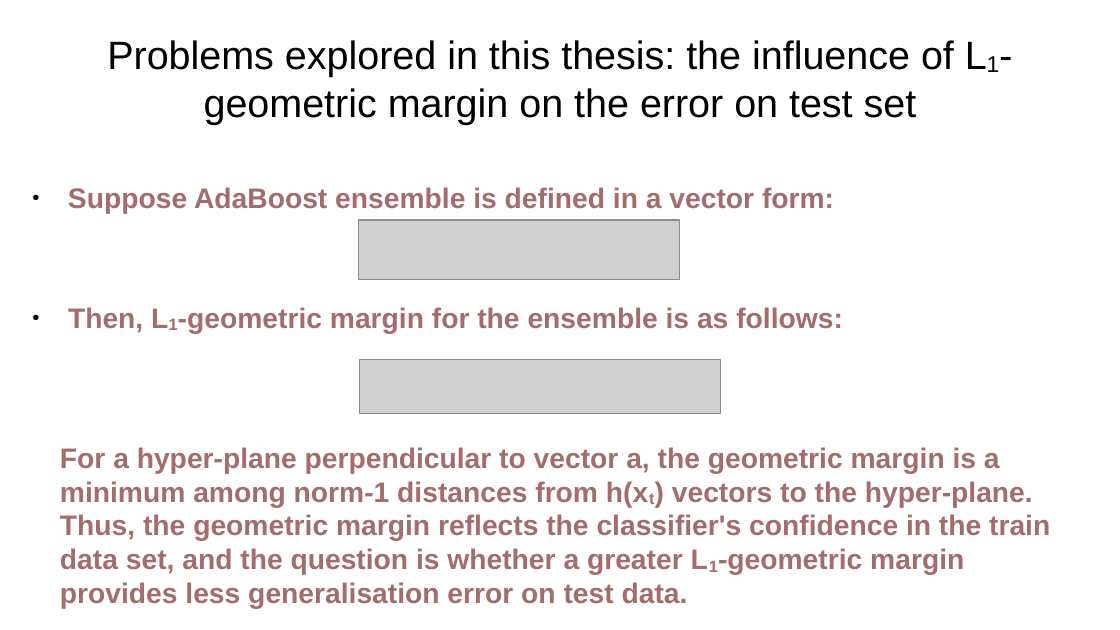
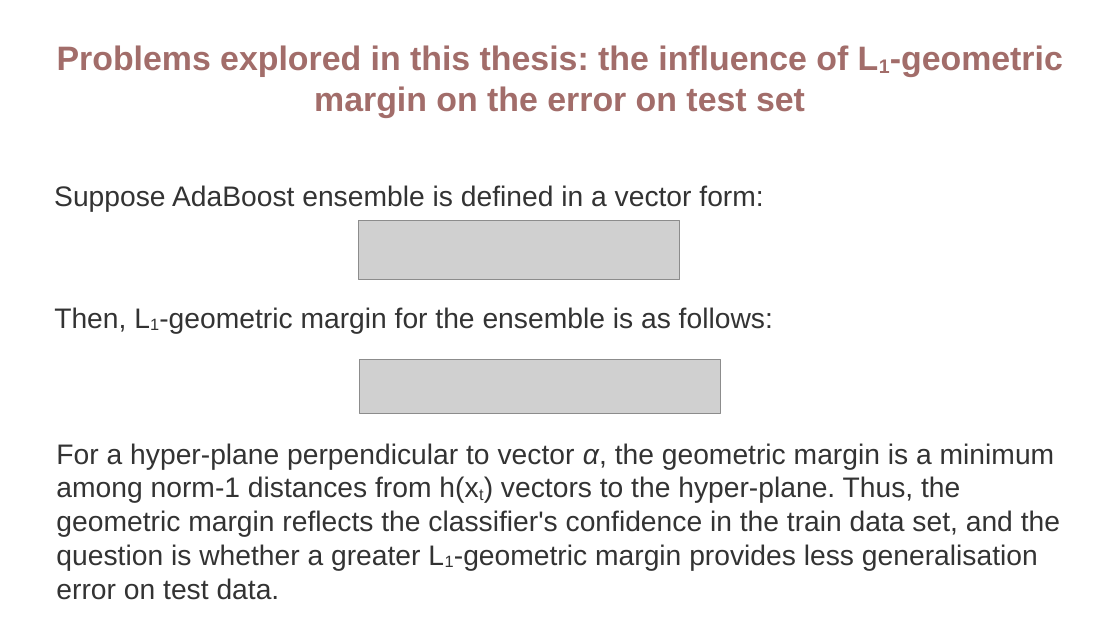
Before and after one commit to vkmbox/Ml-hse-final, a slide deck: slide 2 of output/presentation.pptx. Drawn at 1120x630 pixels with LibreOffice and Linux fonts; fonts in the diff are those of the drawing; grey boxes stand for pictures. Boxes give left, top, right and bottom in pixels: in the first picture for what was removed or moved away, otherwise in the second. Text is boxed around its words. In the diff, an @@ line names an element or a change of style, - is before the commit and + after.

```diff
--- a/output/presentation.pptx
+++ b/output/presentation.pptx
@@ text "Problems explored in this thesis: ..." at (57,45,1063,118): size 28 to 24 pt, text colour #000000 to #A26D6A, bold on @@
@@ text "Suppose AdaBoost ensemble is defined ..." at (54,185,763,212): text colour #A26D6A to #333333, bold off; bullet ● to none @@
@@ text "Suppose AdaBoost ensemble is defined ...": place and size @@
-text "Suppose AdaBoost ensemble is defined ..." at (68,187,834,214)
+text "Suppose AdaBoost ensemble is defined ..." at (54,185,763,212)
@@ text "Then, L1-geometric margin for the ...": place and size @@
-text "Then, L1-geometric margin for the ..." at (68,307,843,334)
+text "Then, L1-geometric margin for the ..." at (54,307,773,334)
@@ text "Then, L1-geometric margin for the ..." at (54,307,773,334): text colour #A26D6A to #333333, bold off; bullet ● to none @@
@@ text at (56,443,1060,600): text changed; text colour #A26D6A to #333333; bold off @@
-For a hyper-plane perpendicular to vector a, the geometric margin is a minimum among norm-1 distances from h(xt) vectors to the hyper-plane. Thus, the geometric margin reflects the classifier's confidence in the train data set, and the question is whether a greater L1-geometric margin provides less generalisation error on test data.
+For a hyper-plane perpendicular to vector α, the geometric margin is a minimum among norm-1 distances from h(xt) vectors to the hyper-plane. Thus, the geometric margin reflects the classifier's confidence in the train data set, and the question is whether a greater L1-geometric margin provides less generalisation error on test data.
```
Also in this commit, not shown: 13 other slides changed, 1 slide added.
